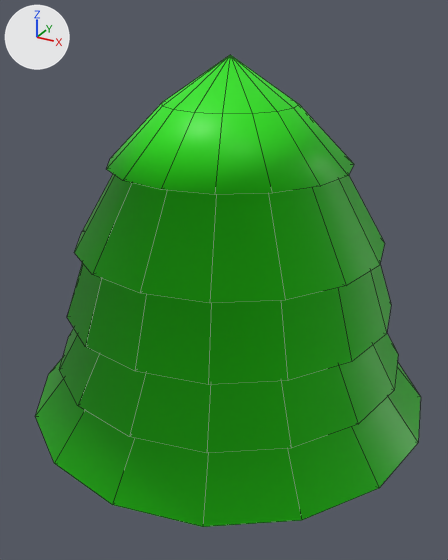
What one commit did to the Blender file 3d assets/source/arbre.blend.
Camera for both pictures: a camera (50 mm lens) standing at (1.025, -1.907, 1.893) and looking at (-0.025, 0.003, 0.939). Lighting does not change. The marker at upper left points along +X, +Y and +Z. Mesh edges are drawn as thin lines.
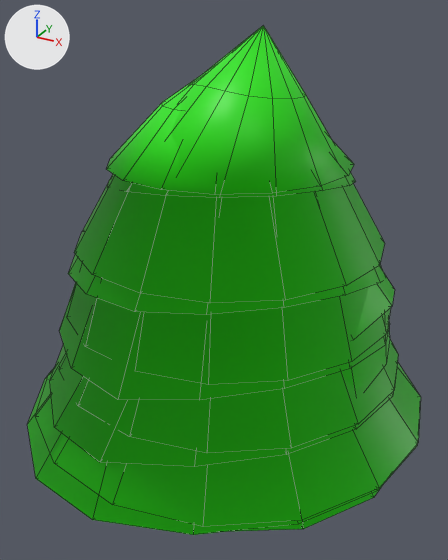
What changed in the scene script:
```text
Add me_cylinder_002:
    me_cylinder_002.from_pydata(...)  # 210 vertices, 210 faces; spans x -2.29..2.44, y -2.38..2.35, z -0.17..5.54
    me_cylinder_002.polygons.foreach_set('use_smooth', [True] * 210)
    # faces by material slot: [18, 192]
    me_cylinder_002.materials.append(mat_wood)  # red #7f4739
    me_cylinder_002.materials.append(mat_leaves)  # green #25e700
Add me_cylinder_001:
    me_cylinder_001.from_pydata(...)  # 210 vertices, 210 faces; spans x -2.64..2.54, y -2.67..2.58, z -0.05..6.14
    me_cylinder_001.polygons.foreach_set('use_smooth', [True] * 210)
    # faces by material slot: [18, 192]
    me_cylinder_001.materials.append(mat_wood)  # red #7f4739
    me_cylinder_001.materials.append(mat_leaves)  # green #25e700
Add ob_arbre_basis_001:
    ob_arbre_basis_001 = bpy.data.objects.new('arbre_basis.001', me_cylinder_002)
    ob_arbre_basis_001.location = (0.0, 0.0, 0.0)
    ob_arbre_basis_001.scale = (0.3, 0.3, 0.3)
Add ob_arbre_001:
    ob_arbre_001 = bpy.data.objects.new('arbre.001', me_cylinder_001)
    ob_arbre_001.location = (0.0, 0.0, 0.0)
    ob_arbre_001.scale = (0.3, 0.3, 0.3)
```

Where the change shows, as pixel boxes (x1, y1, x2, y2) in the pictures (448 x 560 px):
'arbre.001', added (green)
    after: (27, 26, 417, 535)
'arbre_basis.001', added (green)
    after: (237, 266, 395, 531)
